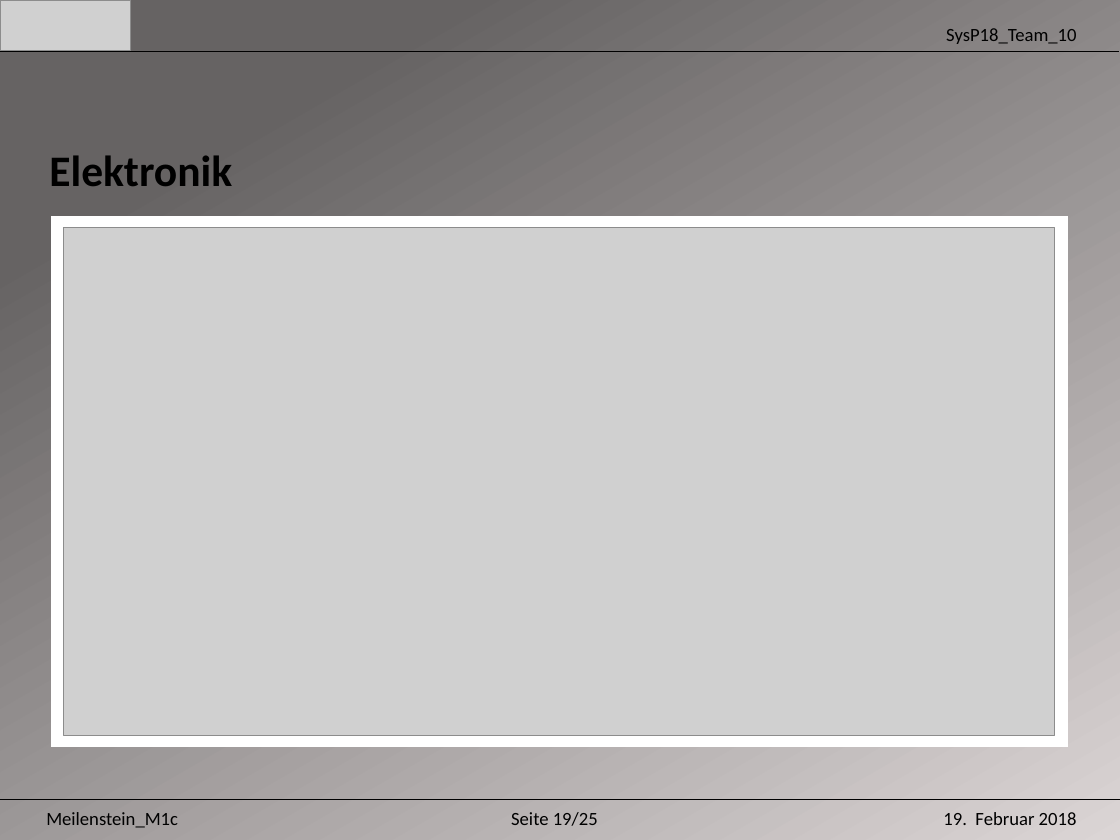
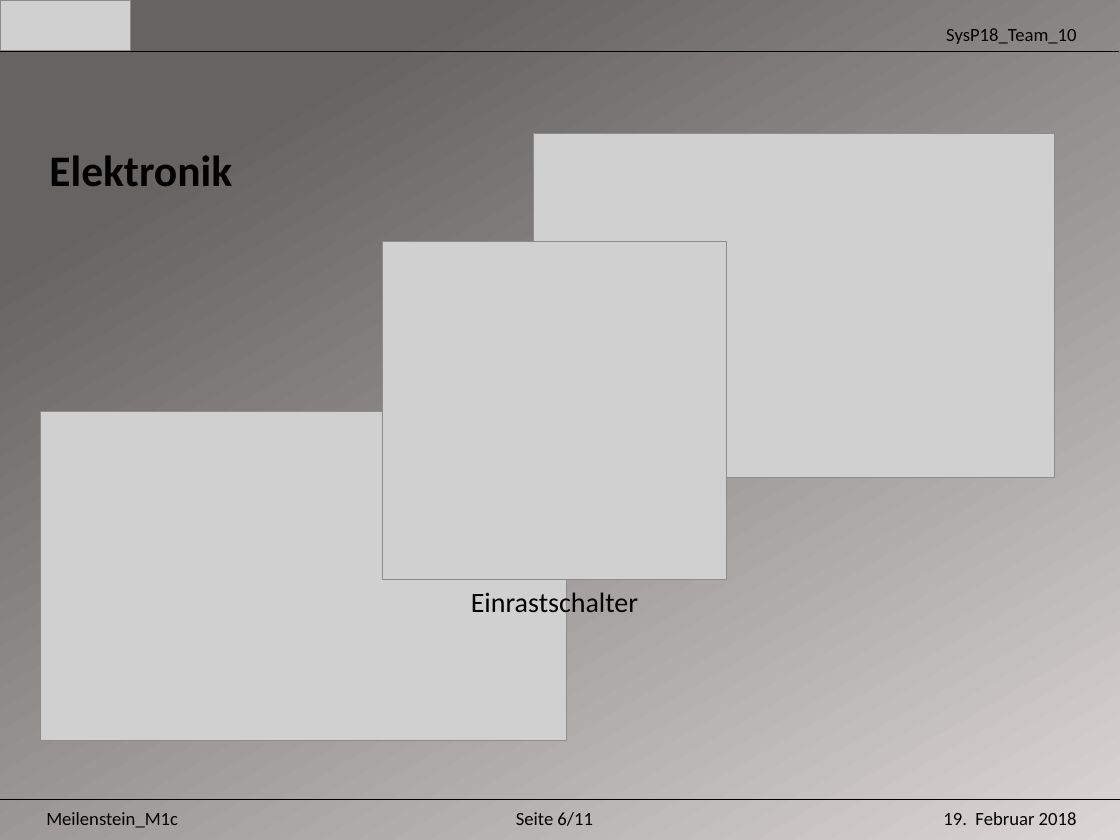
Before and after one commit to Unaqwyn/SysP18_1cv, a slide deck: slide 7 of Systemtechnikprojekt/Systemtechnikprojekt/01_Organisation/02_Meilensteine/m1/m1c/Praesentation_m1c.pptx (slide 20 before the commit). Drawn at 1120x840 pixels with LibreOffice and Linux fonts; fonts in the diff are those of the drawing; grey boxes stand for pictures. Boxes give left, top, right and bottom in pixels: in the first picture for what was removed or moved away, otherwise in the second. Text is boxed around its words. In the diff, an @@ line names an element or a change of style, - is before the commit and + after.

```diff
--- a/Systemtechnikprojekt/Systemtechnikprojekt/01_Organisation/02_Meilensteine/m1/m1c/Praesentation_m1c.pptx
+++ b/Systemtechnikprojekt/Systemtechnikprojekt/01_Organisation/02_Meilensteine/m1/m1c/Praesentation_m1c.pptx
@@ picture added at (533, 133, 1054, 477) @@
@@ rectangle removed at (52, 217, 1066, 747) @@
@@ picture removed at (64, 227, 1055, 735) @@
@@ picture added at (382, 242, 727, 580) @@
@@ picture added at (40, 411, 566, 740) @@
@@ text added at (471, 589, 638, 619), 18 pt, text #000000 @@
+Einrastschalter
@@ text at (516, 812, 593, 826): text changed @@
-Seite 19/25
+Seite 6/11
```
Also in this commit, not shown: 10 other slides changed, 15 slides removed.
